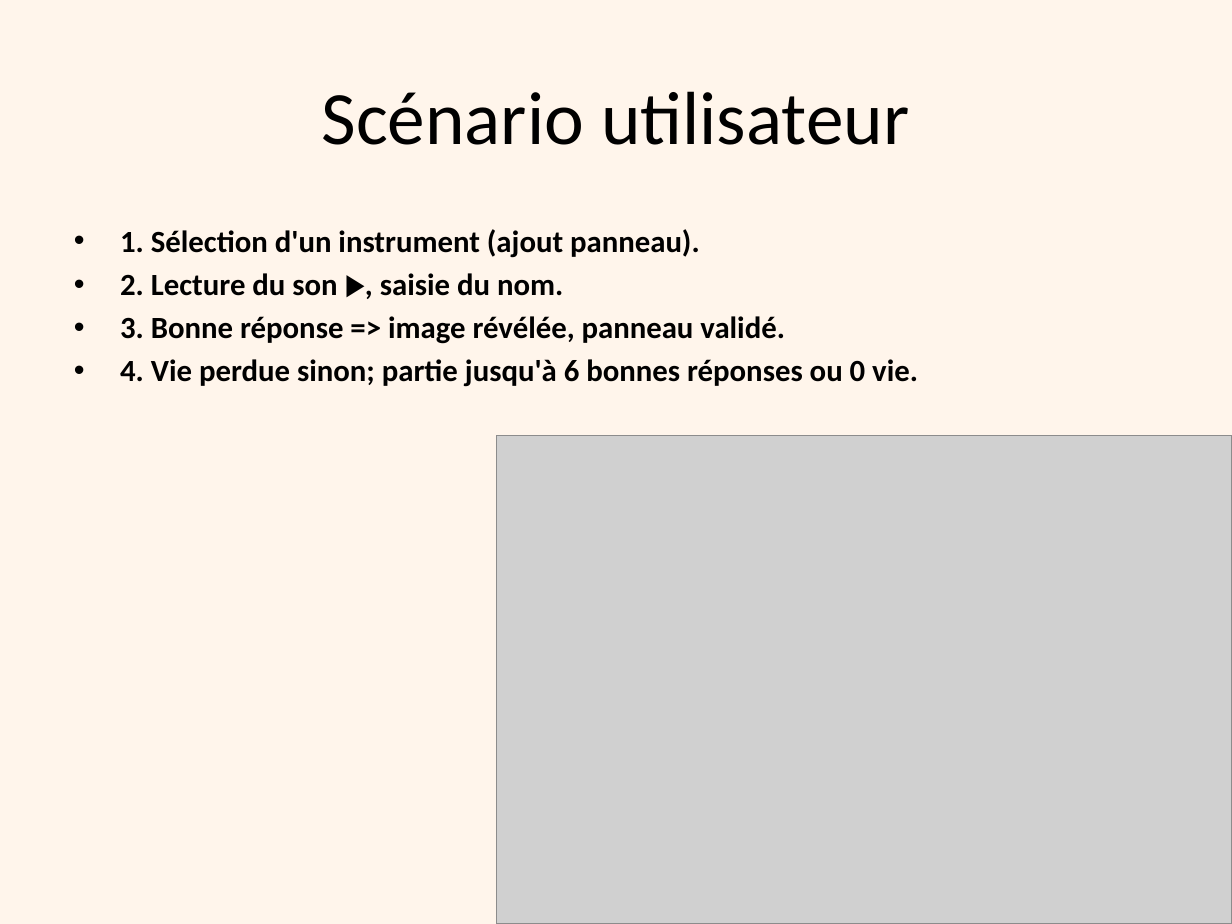
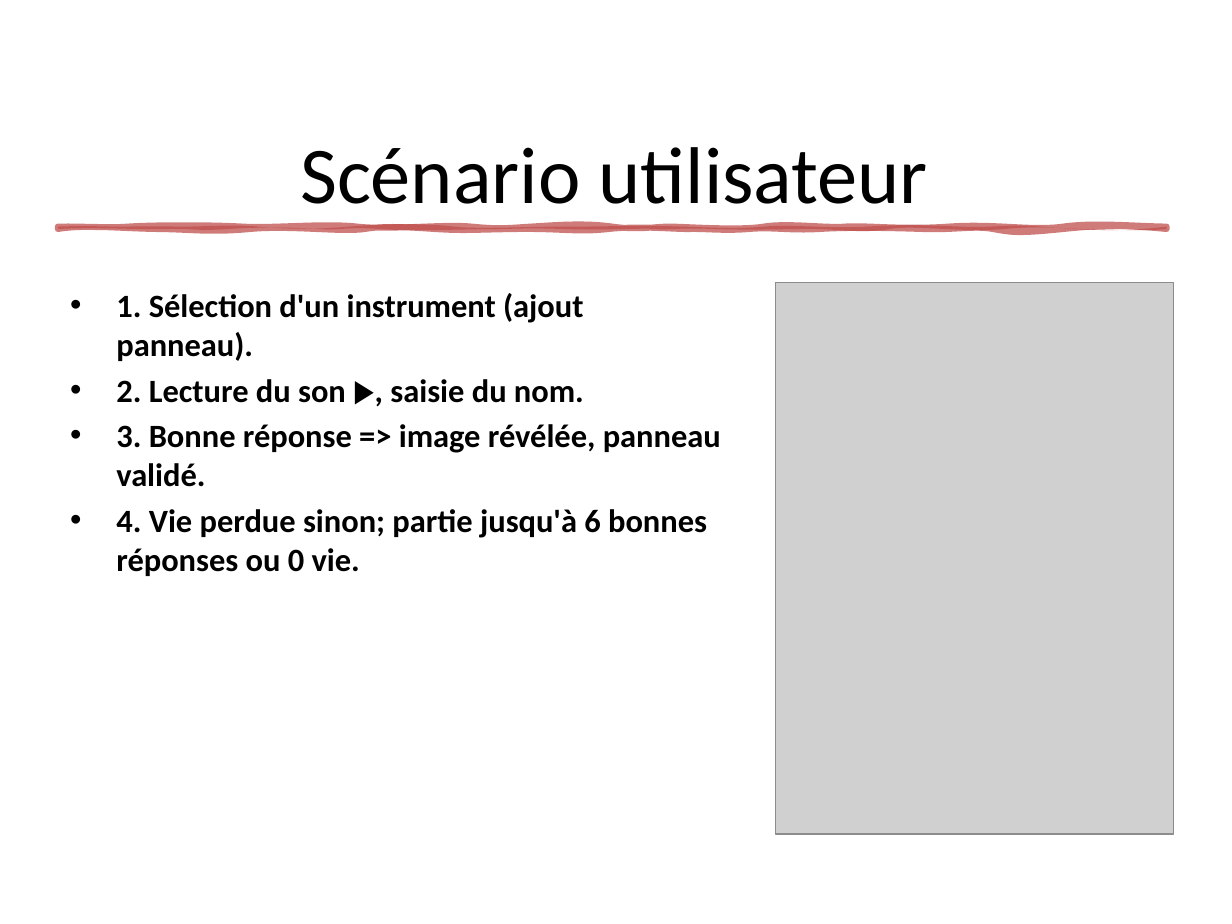
Before and after one commit to Bobyte5923/SoundOfWorld, a slide deck: slide 8 of SoundOfWorld.pptx. Drawn at 1232x924 pixels with LibreOffice and Linux fonts; fonts in the diff are those of the drawing; grey boxes stand for pictures. Boxes give left, top, right and bottom in pixels: in the first picture for what was removed or moved away, otherwise in the second. Text is boxed around its words. In the diff, an @@ line names an element or a change of style, - is before the commit and + after.

```diff
--- a/SoundOfWorld.pptx
+++ b/SoundOfWorld.pptx
@@ background #FFF5EB to #FFFFFF @@
@@ title "Scénario utilisateur" at (x1=300, y1=147, x2=928, y2=222): size 44 to 47 pt; vertical alignment middle to bottom @@
@@ freeform shape added at (x1=58, y1=227, x2=1167, y2=229), fill #C0504D at 75% opacity, outline #C0504D 3.5 pt @@
@@ text "1. Sélection d'un instrument (ajout ..." moved from (x1=120, y1=229, x2=918, y2=387) to (x1=116, y1=293, x2=721, y2=576) @@
@@ text "1. Sélection d'un instrument (ajout ..." at (x1=116, y1=293, x2=721, y2=576): size 18 to 19 pt @@
@@ picture added at (x1=776, y1=282, x2=1174, y2=834) @@
@@ picture removed at (x1=496, y1=436, x2=1232, y2=924) @@
```
Also in this commit, not shown: 10 other slides changed, 1 other file.
